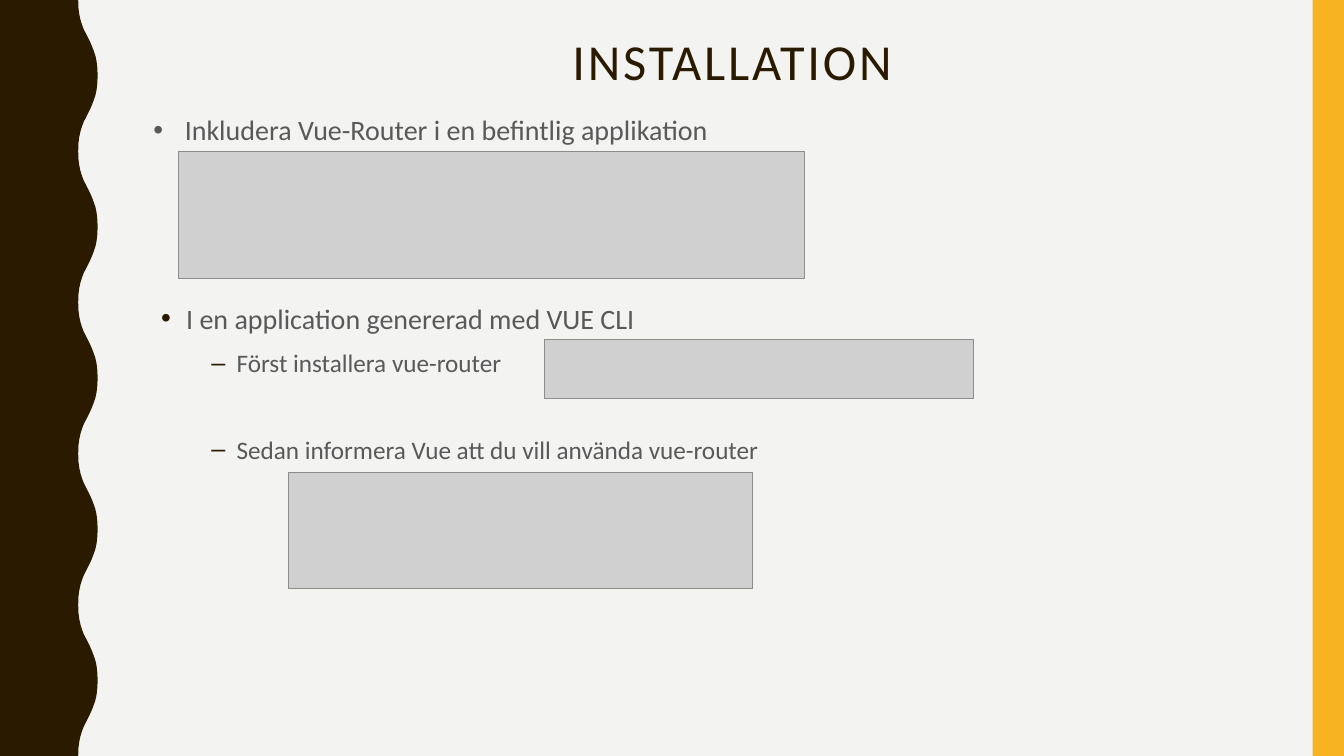
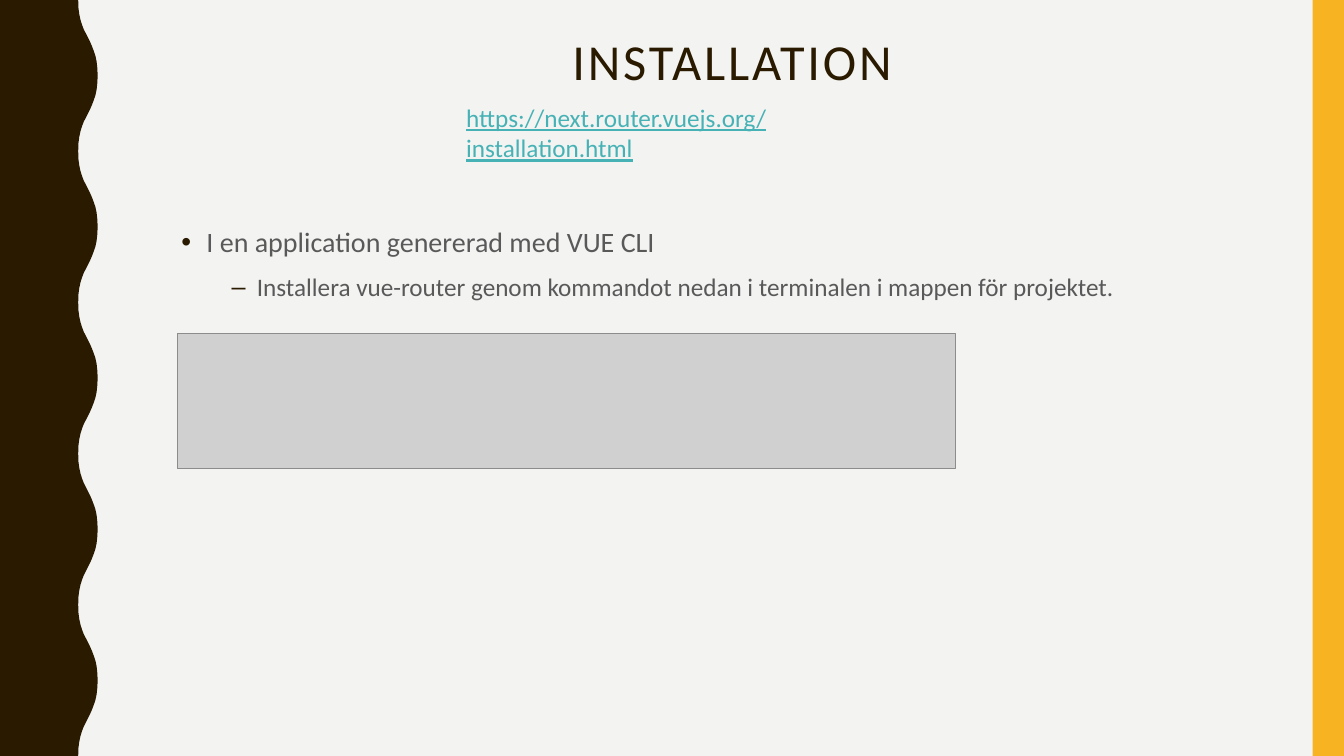
Before and after one commit to abbjetmus/programmering, a slide deck: slide 5 of Vue/Vue-Router.pptx. Drawn at 1344x756 pixels with LibreOffice and Linux fonts; fonts in the diff are those of the drawing; grey boxes stand for pictures. Boxes give left, top, right and bottom in pixels: in the first picture for what was removed or moved away, otherwise in the second. Text is boxed around its words. In the diff, an @@ line names an element or a change of style, - is before the commit and + after.

```diff
--- a/Vue/Vue-Router.pptx
+++ b/Vue/Vue-Router.pptx
@@ text added at (466,109,766,162), 18 pt, text #46B2B5, underline @@
+https://next.router.vuejs.org/installation.html
@@ text removed at (185,120,707,145) @@
-• Inkludera Vue-Router i en befintlig applikation
@@ picture removed at (178,152,805,279) @@
@@ text "I en application genererad med ...": place and size @@
-text "I en application genererad med ..." at (186,309,758,459)
+text "I en application genererad med ..." at (206,232,1113,301)
@@ text at (257,278,1113,301): text changed @@
-  – Först installera vue-router
-  – Sedan informera Vue att du vill använda vue-router
+  – Installera vue-router genom kommandot nedan i terminalen i mappen för projektet.
@@ picture added at (177,334,956,469) @@
@@ picture removed at (545,340,974,398) @@
@@ picture removed at (289,473,753,590) @@
```
Also in this commit, not shown: 1 other slide changed.
